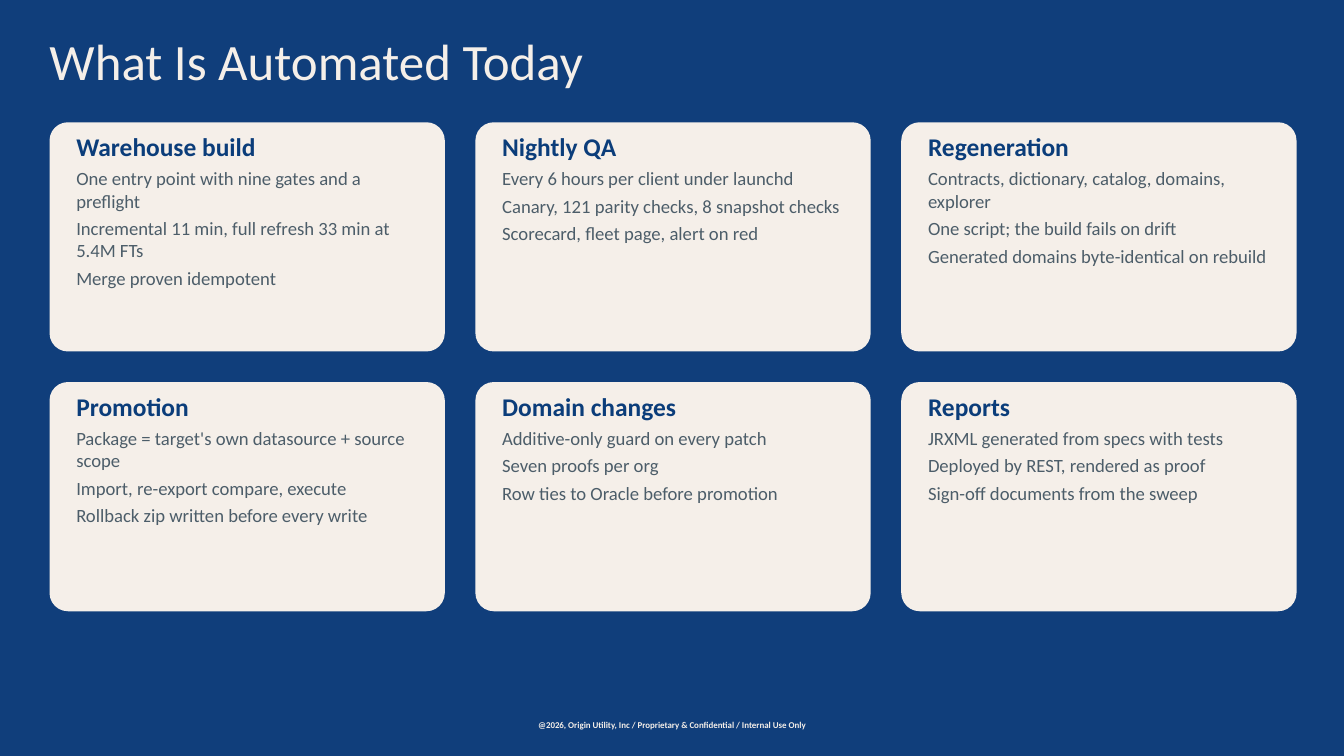
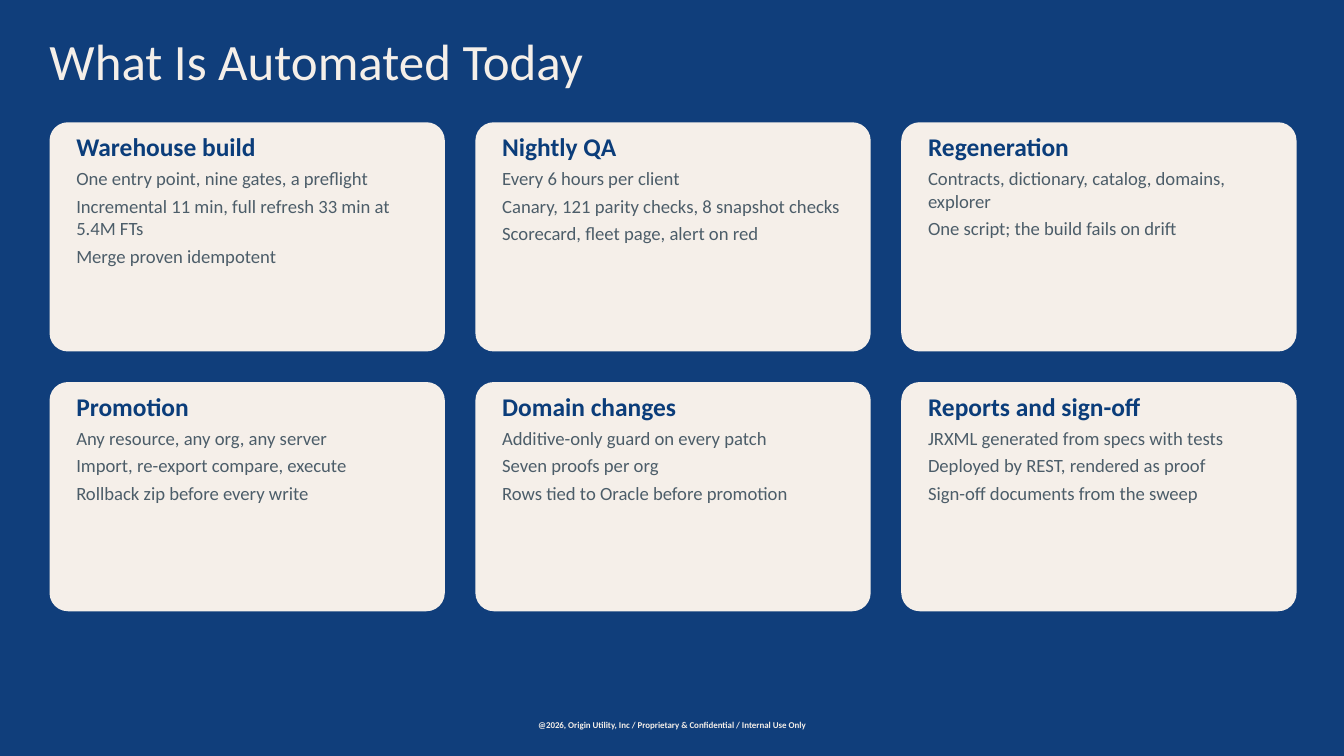
Before and after one commit to chasepowers59/OriginBA, a slide deck: slide 11 of jaspersoft/docs/OriginBA_Automated_Deployment.pptx (slide 7 before the commit). Drawn at 1344x756 pixels with LibreOffice and Linux fonts; fonts in the diff are those of the drawing; background and template pictures are left out; a plain dark background stands for a picture behind light text. Boxes give left, top, right and bottom in pixels: in the first picture for what was removed or moved away, otherwise in the second. Text is boxed around its words. In the diff, an @@ line names an element or a change of style, - is before the commit and + after.

```diff
--- a/jaspersoft/docs/OriginBA_Automated_Deployment.pptx
+++ b/jaspersoft/docs/OriginBA_Automated_Deployment.pptx
@@ text in rounded rectangle at <box>76,172,368,188</box>: text changed @@
-One entry point with nine gates and a preflight
+One entry point, nine gates, a preflight
@@ text in rounded rectangle at <box>502,172,680,188</box>: text changed @@
-Every 6 hours per client under launchd
+Every 6 hours per client
@@ text in rounded rectangle at <box>928,250,1266,266</box>: paragraph removed @@
-Generated domains byte-identical on rebuild
@@ text in rounded rectangle at <box>928,398,1140,421</box>: text changed @@
-Reports
+Reports and sign-off
@@ text in rounded rectangle at <box>76,433,327,448</box>: text changed @@
-Package = target's own datasource + source scope
+Any resource, any org, any server
@@ text in rounded rectangle at <box>76,487,308,503</box>: text changed @@
-Rollback zip written before every write
+Rollback zip before every write
@@ text in rounded rectangle at <box>502,487,788,503</box>: text changed @@
-Row ties to Oracle before promotion
+Rows tied to Oracle before promotion
```
Also in this commit, not shown: 11 other slides changed, 4 slides added, 1 slide removed, 2 other files.
